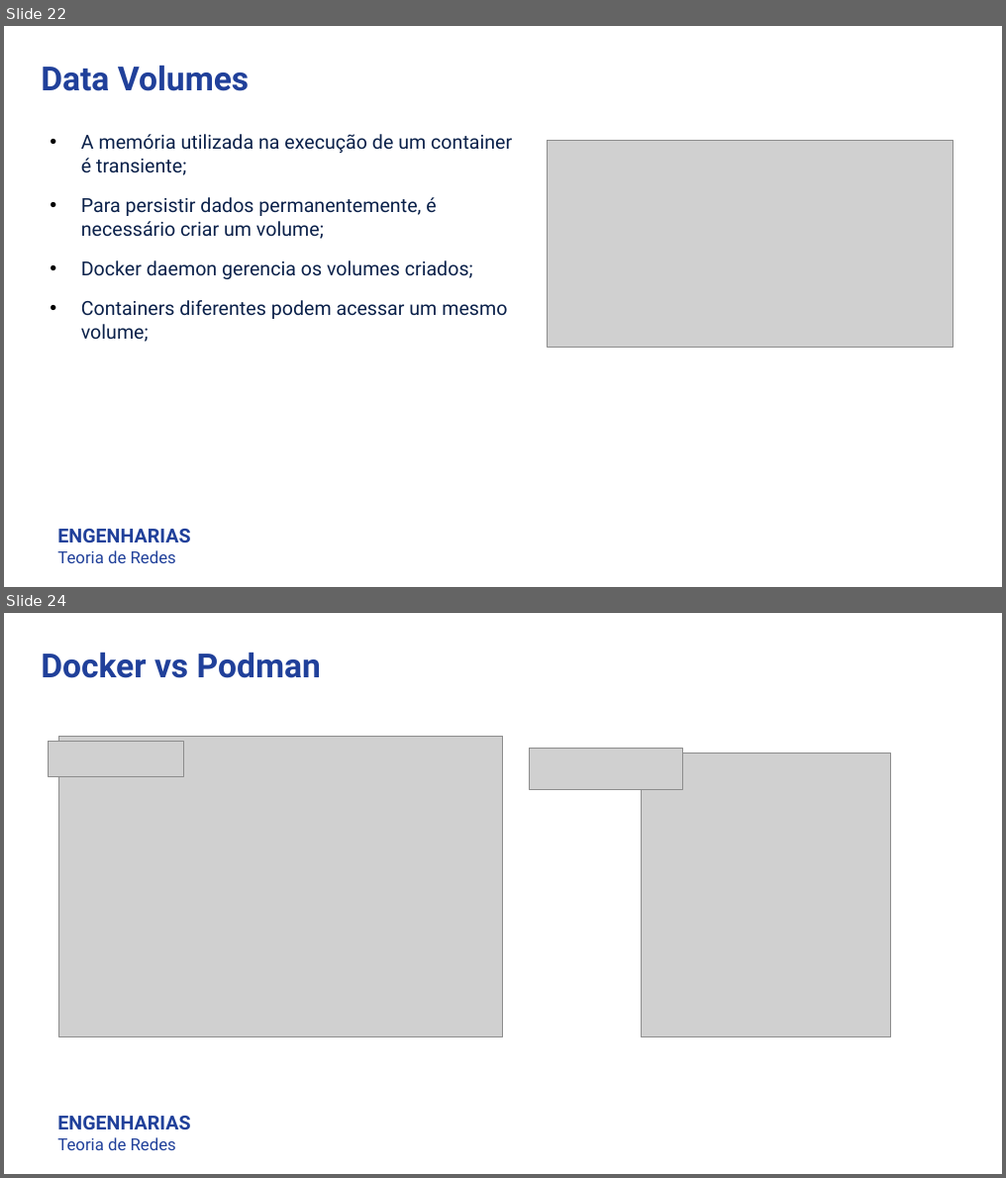
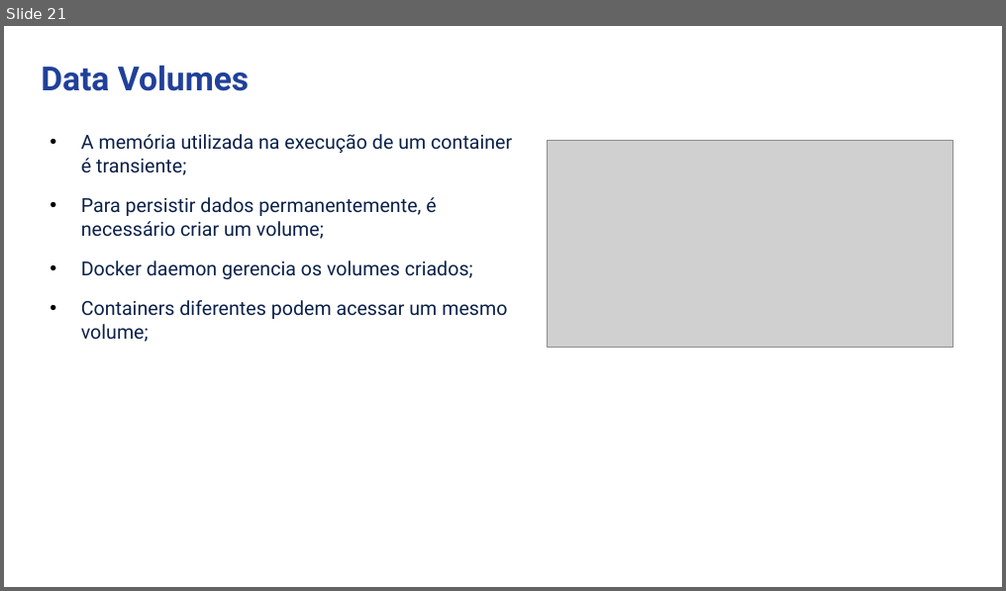
Before and after one commit to luisfelipe998/docker-kubernetes-arq-com-2, a slide deck: FelipeDrumm_FernandoCipriano_LuisFelipeBorsoi_GB.pptx. Shown one above the other, each under a label of ours: slides 22 and 24 before the commit, slide 21 after it; the slides between them are not shown. The pictures are 1006x1178 and 1006x591 pixels, drawn with LibreOffice and Linux fonts; fonts in the diff are those of the drawing; grey boxes stand for pictures. Boxes give left, top, right and bottom in pixels: in the first picture for what was removed or moved away, otherwise in the second. Text is boxed around its words. In the diff, an @@ line names an element or a change of style, - is before the commit and + after.

```diff
--- a/FelipeDrumm_FernandoCipriano_LuisFelipeBorsoi_GB.pptx
+++ b/FelipeDrumm_FernandoCipriano_LuisFelipeBorsoi_GB.pptx
@@ slide 24 removed at box(4, 613, 1002, 1174), background #FFFFFF @@
@@ text removed at box(41, 652, 321, 678) @@
-Docker vs Podman
@@ picture removed at box(48, 742, 183, 776) @@
@@ picture removed at box(58, 736, 503, 1037) @@
@@ picture removed at box(529, 749, 682, 789) @@
@@ picture removed at box(641, 753, 890, 1037) @@
@@ text removed at box(57, 1116, 190, 1151) @@
-ENGENHARIAS
-Teoria de Redes
@@ what was slide 22 is now slide 21 @@
@@ slide 21 changed as well @@
@@ text removed at box(57, 529, 190, 564) @@
-ENGENHARIAS
-Teoria de Redes
```
Also in this commit, not shown: 25 other slides changed, 5 slides added, 3 other slides removed.
